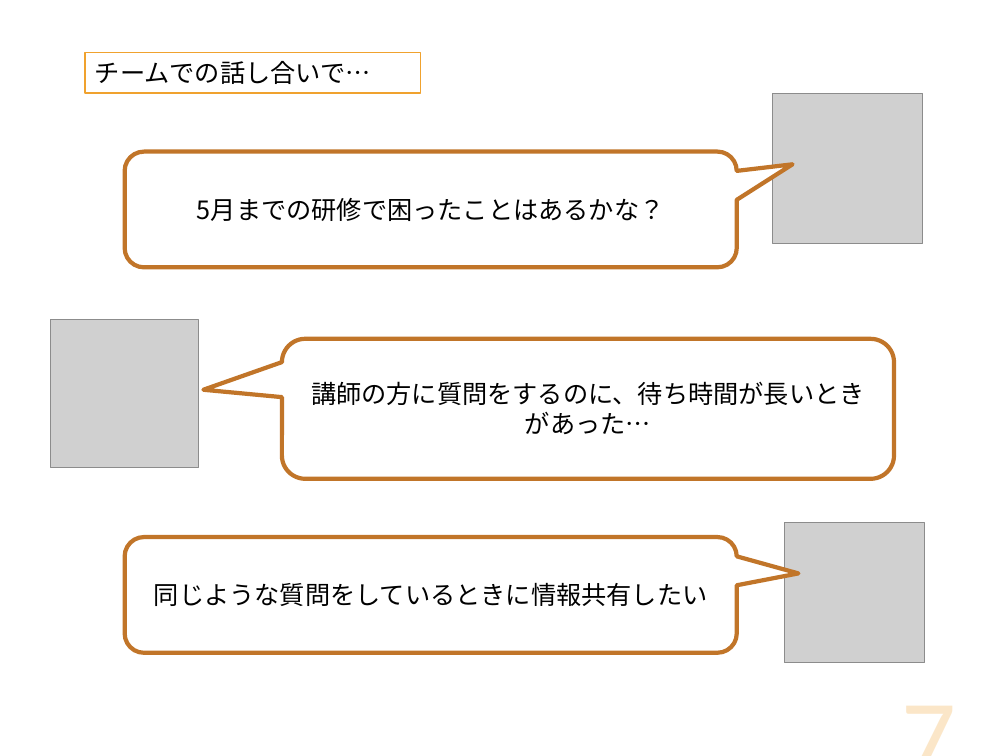
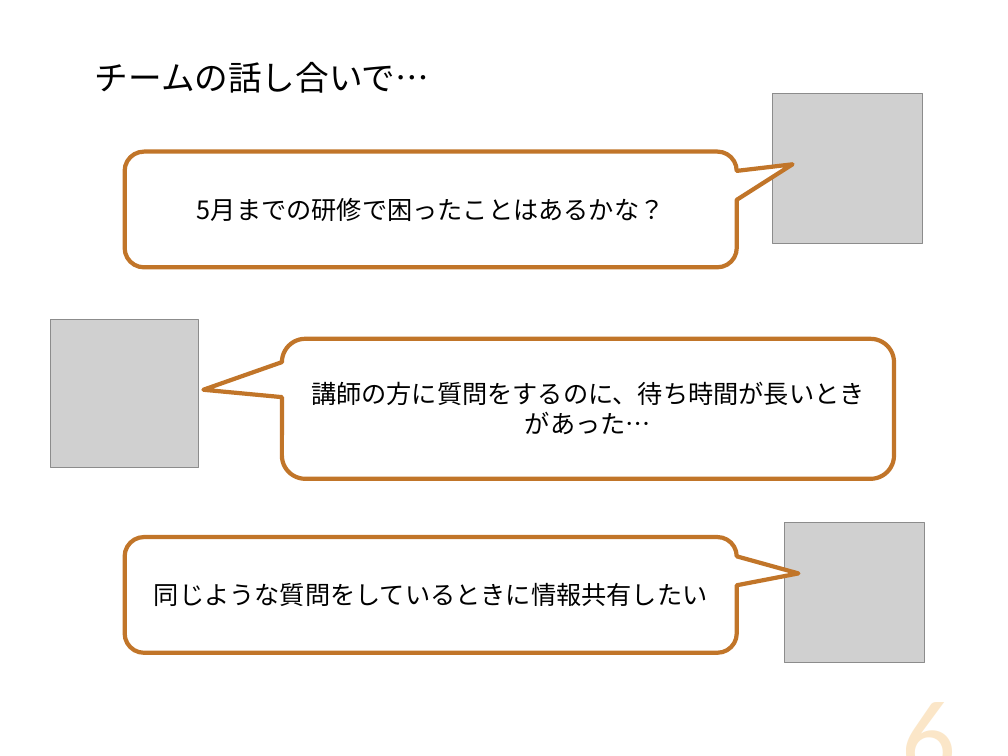
Before and after one commit to DOJO-2021/D-2, a slide deck: slide 6 of documents/プレゼン/Knowledge Holder_清書版.pptx (slide 7 before the commit). Drawn at 1008x756 pixels with LibreOffice and Linux fonts; fonts in the diff are those of the drawing; grey boxes stand for pictures. Boxes give left, top, right and bottom in pixels: in the first picture for what was removed or moved away, otherwise in the second. Text is boxed around its words. In the diff, an @@ line names an element or a change of style, - is before the commit and + after.

```diff
--- a/documents/プレゼン/Knowledge Holder_清書版.pptx
+++ b/documents/プレゼン/Knowledge Holder_清書版.pptx
@@ text "チームの話し合いで…": place and size @@
-text "チームの話し合いで…" at (85,52,420,93)
+text "チームの話し合いで…" at (95,62,429,93)
@@ text "チームの話し合いで…" at (95,62,429,93): outline #F0A22E 1 pt to none @@
@@ text at (95,62,429,93): text changed; size 18 to 24 pt @@
-チームでの話し合いで…
+チームの話し合いで…
@@ page number at (725,648,967,756): text changed @@
-7
+6
```
Also in this commit, not shown: 5 other slides changed, 8 slides added, 4 slides removed.
